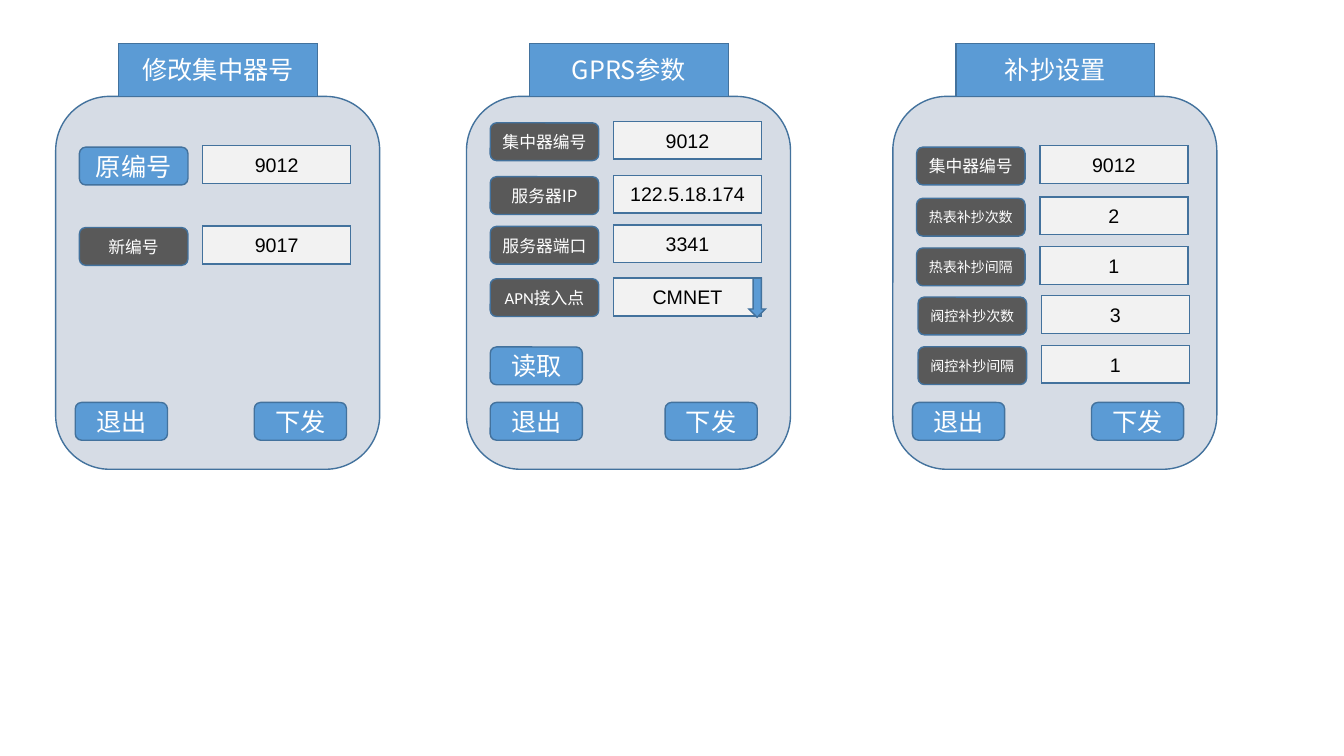
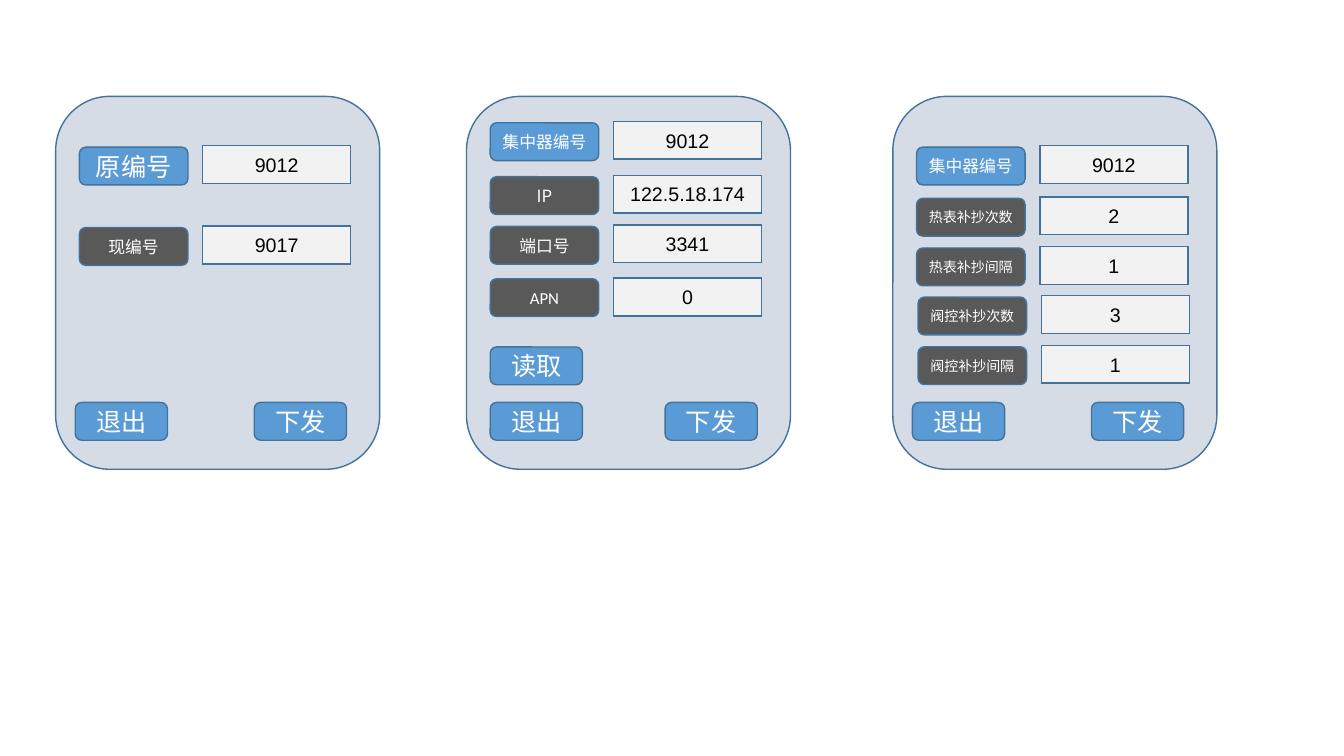
Before and after one commit to flimmy78/HandDevice, a slide deck: slide 3 of docs/design/界面设计.pptx. Drawn at 1344x756 pixels with LibreOffice and Linux fonts; fonts in the diff are those of the drawing. Boxes give left, top, right and bottom in pixels: in the first picture for what was removed or moved away, otherwise in the second. Text is boxed around its words. In the diff, an @@ line names an element or a change of style, - is before the commit and + after.

```diff
--- a/docs/design/界面设计.pptx
+++ b/docs/design/界面设计.pptx
@@ rectangle removed at <box>119,43,318,97</box> @@
-修改集中器号
@@ rectangle removed at <box>529,43,728,97</box> @@
-GPRS参数
@@ rectangle removed at <box>956,43,1154,97</box> @@
-补抄设置
@@ rounded rectangle "集中器编号" at <box>490,123,599,160</box>: fill #595959 to #5B9BD5 @@
@@ rounded rectangle "集中器编号" at <box>917,147,1025,185</box>: fill #595959 to #5B9BD5 @@
@@ text in rounded rectangle at <box>537,189,553,202</box>: text changed @@
-服务器IP
+IP
@@ text in rounded rectangle at <box>108,239,158,255</box>: text changed @@
-新编号
+现编号
@@ text in rounded rectangle at <box>519,238,569,254</box>: text changed @@
-服务器端口
+端口号
@@ text in rounded rectangle at <box>530,293,559,304</box>: text changed @@
-APN接入点
+APN
@@ text in rectangle at <box>682,290,693,305</box>: text changed @@
-CMNET
+0
@@ down arrow removed at <box>749,278,765,318</box> @@
```
Also in this commit, not shown: 9 other slides changed, 1 slide added, 3 slides removed.
